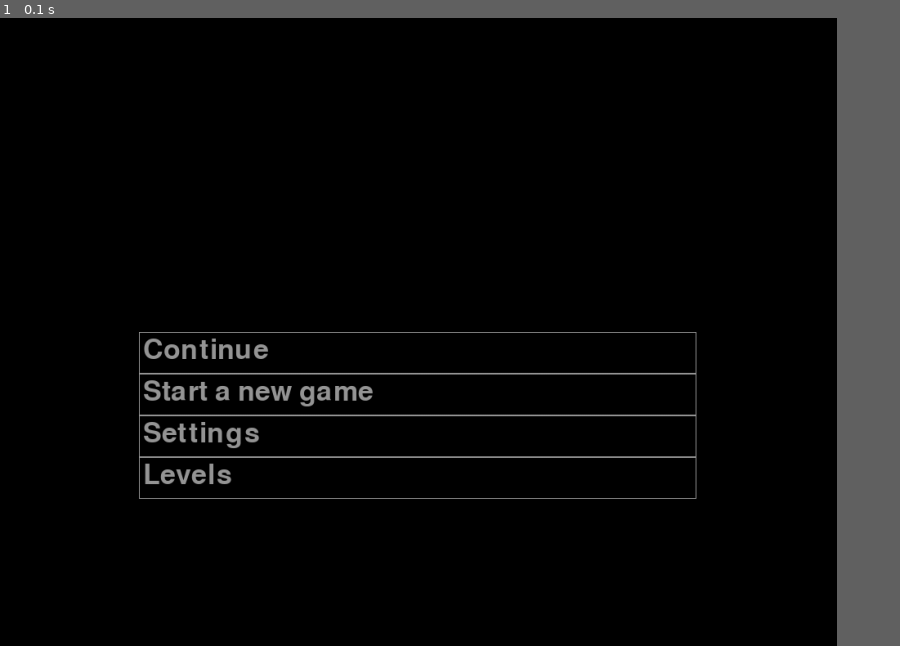
Above: before the commit, frame 1.
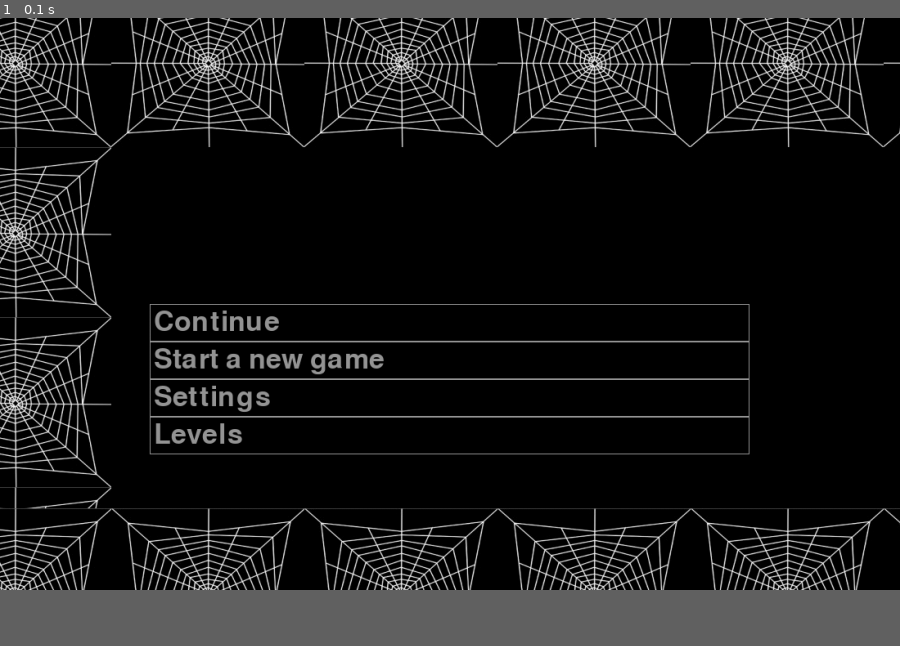
Above: after the commit, the same moment.

Repository: v-like-engine/the-cage-of-mage-pygame
Game: pygame game, started from main.py
Same seed, same stepped clock (60 frames per second), same inputs: the game is played once before the commit and once after it.
Inputs:
- Up to frame 1 (0.1 s): no input
The window is 837x628 before the commit and 900x572 after it. Grey fills any space a smaller window leaves; there, only what the larger window draws over its background counts as a difference.

The runs differ from the first frame. In frame 1, 15% of the frame differs, in the area x 0-100%, y 0-92%.

Commit message:
Change web and add web to main menu

Diff:
--- a/main.py
+++ b/main.py
@@ -19,6 +19,7 @@
             self.loop()
             self.render()
             main_menu = MainMenu(self.width, self.height, self.screen)
+            main_menu.all_sprites.draw(self.screen)
             pygame.display.flip()
         pygame.quit()
 
@@ -56,6 +57,6 @@
         main_menu = MainMenu(self.width, self.height, self.screen)
 
 
-game = TheCageOfMage(1024, 768)
+game = TheCageOfMage(1100, 700)
 game.start()
 game.execute()
--- a/main_menu.py
+++ b/main_menu.py
@@ -1,3 +1,5 @@
+from os import path
+
 import pygame
 
 class MainMenu():
@@ -7,6 +9,47 @@
         self.height = height
         self.color = (150, 150, 150)
         self.buttons()
+
+        self.all_sprites = pygame.sprite.Group()
+        self.web = 'web.jpg'
+        self.web = self.load_image(self.web)
+        for i in range(10):
+            self.web_sprite = pygame.sprite.Sprite()
+            self.web_sprite.image = self.web
+            self.web_sprite.rect = self.web_sprite.image.get_rect()
+            self.web_sprite.rect.x = -100 + 236 * i
+            self.web_sprite.rect.y = -50
+            self.all_sprites.add(self.web_sprite)
+
+        for i in range(10):
+            self.web_sprite = pygame.sprite.Sprite()
+            self.web_sprite.image = self.web
+            self.web_sprite.rect = self.web_sprite.image.get_rect()
+            self.web_sprite.rect.x = -100
+            self.web_sprite.rect.y = -50 + 208 * i
+            self.all_sprites.add(self.web_sprite)
+
+        for i in range(10):
+            self.web_sprite = pygame.sprite.Sprite()
+            self.web_sprite.image = self.web
+            self.web_sprite.rect = self.web_sprite.image.get_rect()
+            self.web_sprite.rect.x = -100 + 236 * i
+            self.web_sprite.rect.y = self.height - 100
+            self.all_sprites.add(self.web_sprite)
+
+        for i in range(10):
+            self.web_sprite = pygame.sprite.Sprite()
+            self.web_sprite.image = self.web
+            self.web_sprite.rect = self.web_sprite.image.get_rect()
+            self.web_sprite.rect.x = -100 - 236 * i
+            self.web_sprite.rect.y = self.height - 100
+            self.all_sprites.add(self.web_sprite)
+
+
+    def load_image(self, name):
+        fullname = path.join('data', name)
+        image = pygame.image.load(fullname).convert()
+        return image
 
     def buttons(self):
         self.font = pygame.font.Font(None, 50)
Binary file changed: data/web.jpg
